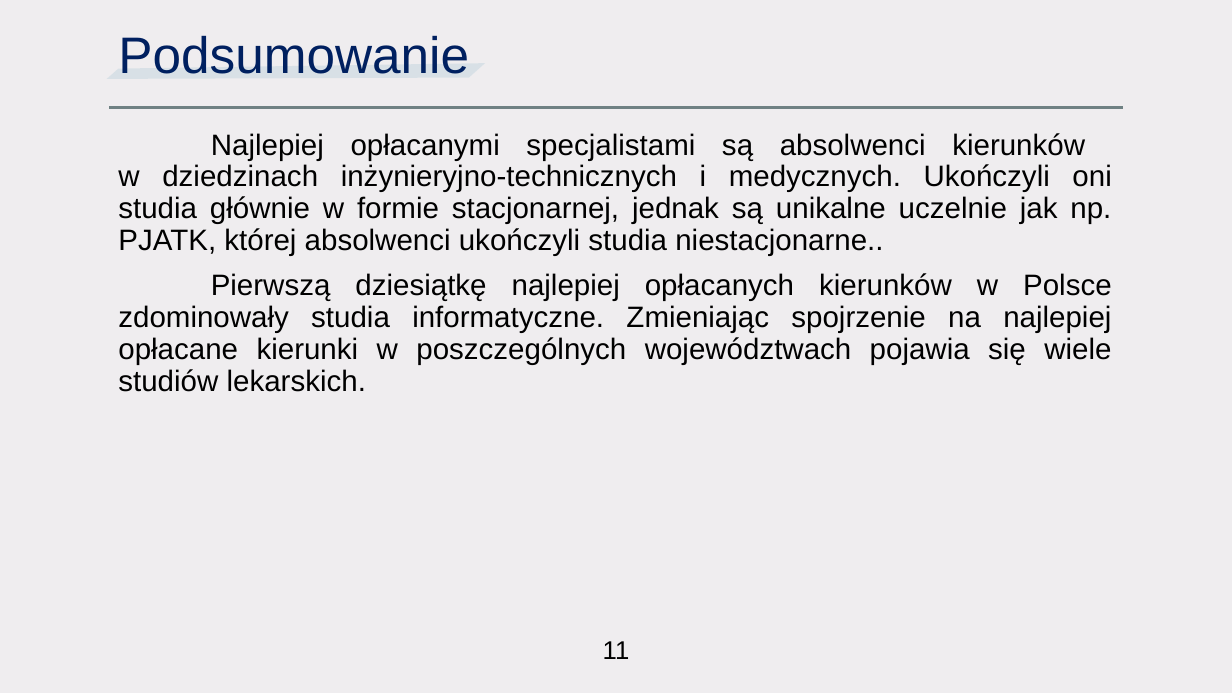
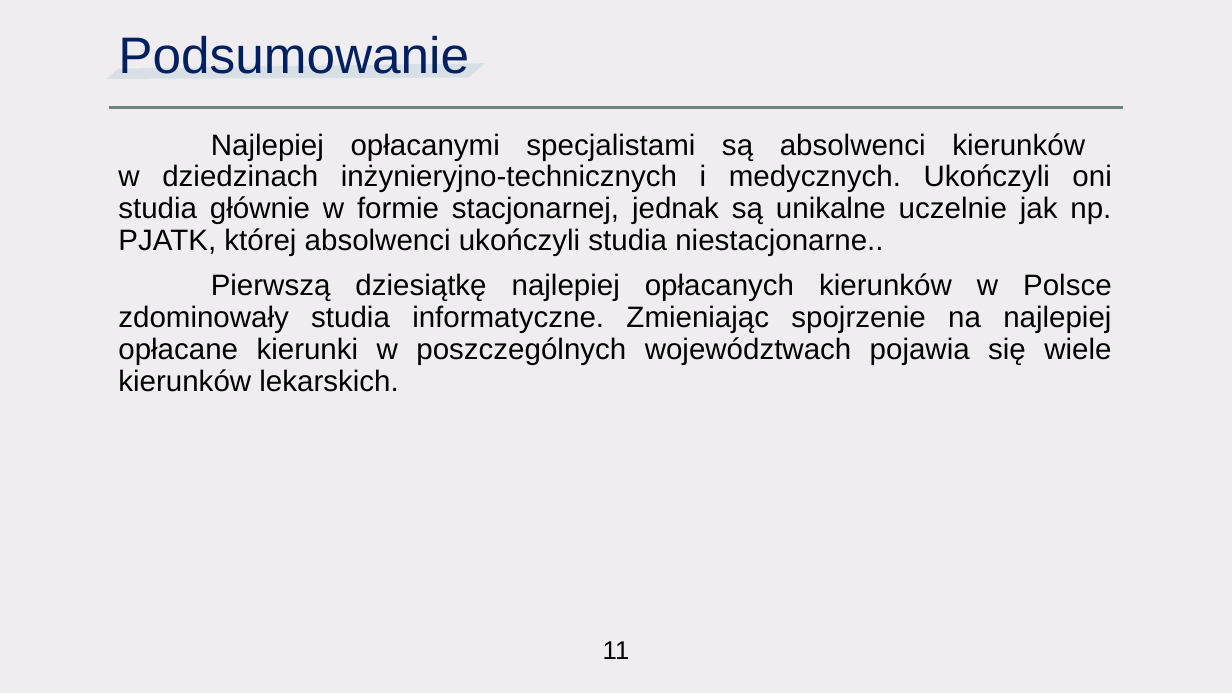
Before and after one commit to CptQuak/CasestudyGraduateEarnings, a slide deck: slide 12 of casestudy.pptx. Drawn at 1232x693 pixels with LibreOffice and Linux fonts; fonts in the diff are those of the drawing. Boxes give left, top, right and bottom in pixels: in the first picture for what was removed or moved away, otherwise in the second. Text is boxed around its words. In the diff, an @@ line names an element or a change of style, - is before the commit and + after.

Commit message:
Presentation v1.1

```diff
--- a/casestudy.pptx
+++ b/casestudy.pptx
@@ text at (118, 273, 1112, 392): text changed @@
-Pierwszą dziesiątkę najlepiej opłacanych kierunków w Polsce zdominowały studia informatyczne. Zmieniając spojrzenie na najlepiej opłacane kierunki w poszczególnych województwach pojawia się wiele studiów lekarskich.
+Pierwszą dziesiątkę najlepiej opłacanych kierunków w Polsce zdominowały studia informatyczne. Zmieniając spojrzenie na najlepiej opłacane kierunki w poszczególnych województwach pojawia się wiele kierunków lekarskich.
```
Also in this commit, not shown: 1 other file.
